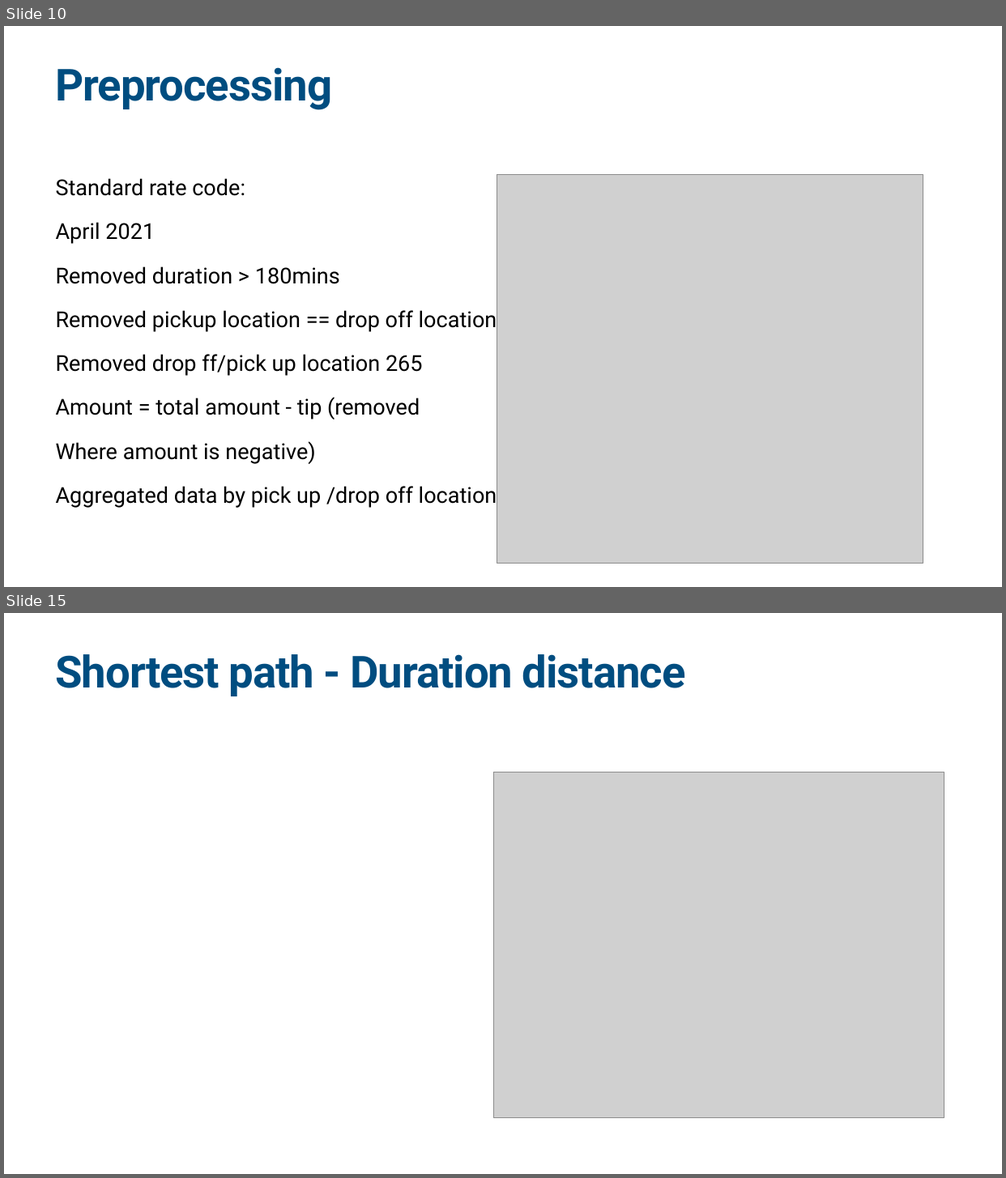
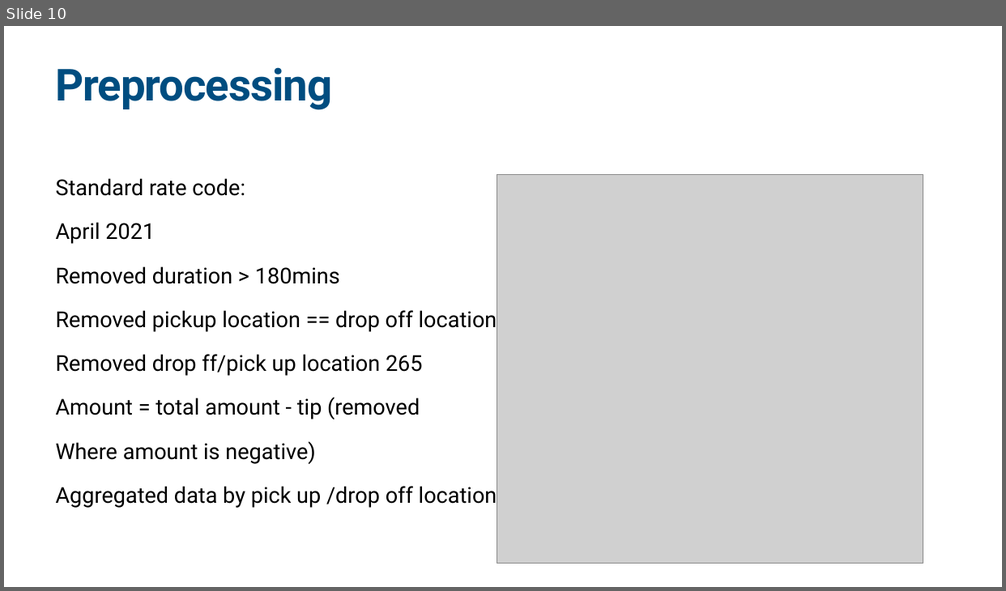
Before and after one commit to sfong8/networkX, a slide deck: Network_shareSession.pptx. Shown one above the other, each under a label of ours: slides 10 and 15 before the commit, slide 10 after it; the slides between them are not shown. The pictures are 1006x1178 and 1006x591 pixels, drawn with LibreOffice and Linux fonts; fonts in the diff are those of the drawing; grey boxes stand for pictures. Boxes give left, top, right and bottom in pixels: in the first picture for what was removed or moved away, otherwise in the second. Text is boxed around its words. In the diff, an @@ line names an element or a change of style, - is before the commit and + after.

```diff
--- a/Network_shareSession.pptx
+++ b/Network_shareSession.pptx
@@ slide 15 removed at (x1=4, y1=613, x2=1002, y2=1174), background #FFFFFF @@
@@ title removed at (x1=56, y1=654, x2=686, y2=696) @@
-Shortest path - Duration distance
@@ picture removed at (x1=494, y1=773, x2=944, y2=1118) @@
```
Also in this commit, not shown: 3 slides changed, 11 slides added, 3 other slides removed, 9 other files.
